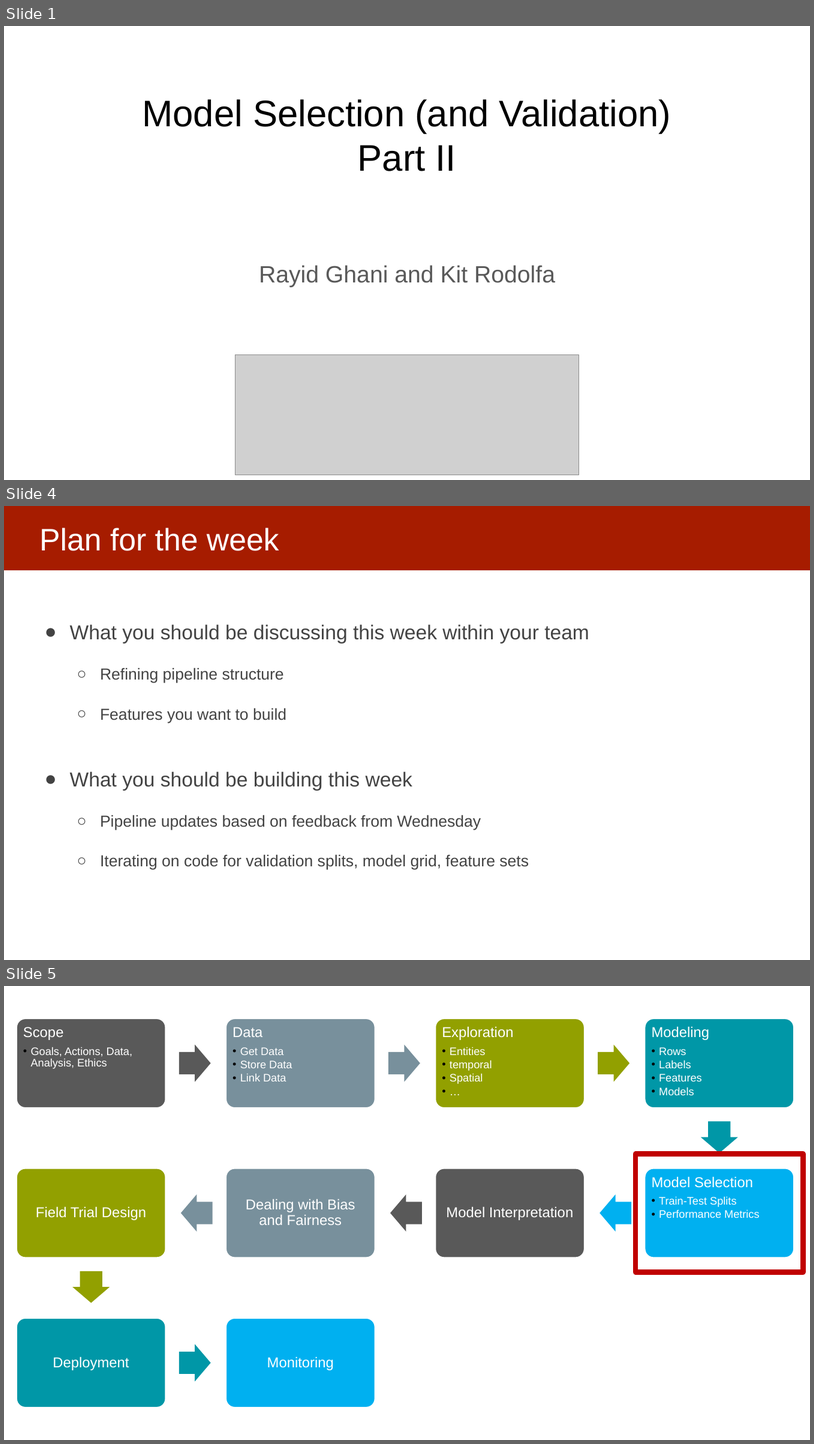
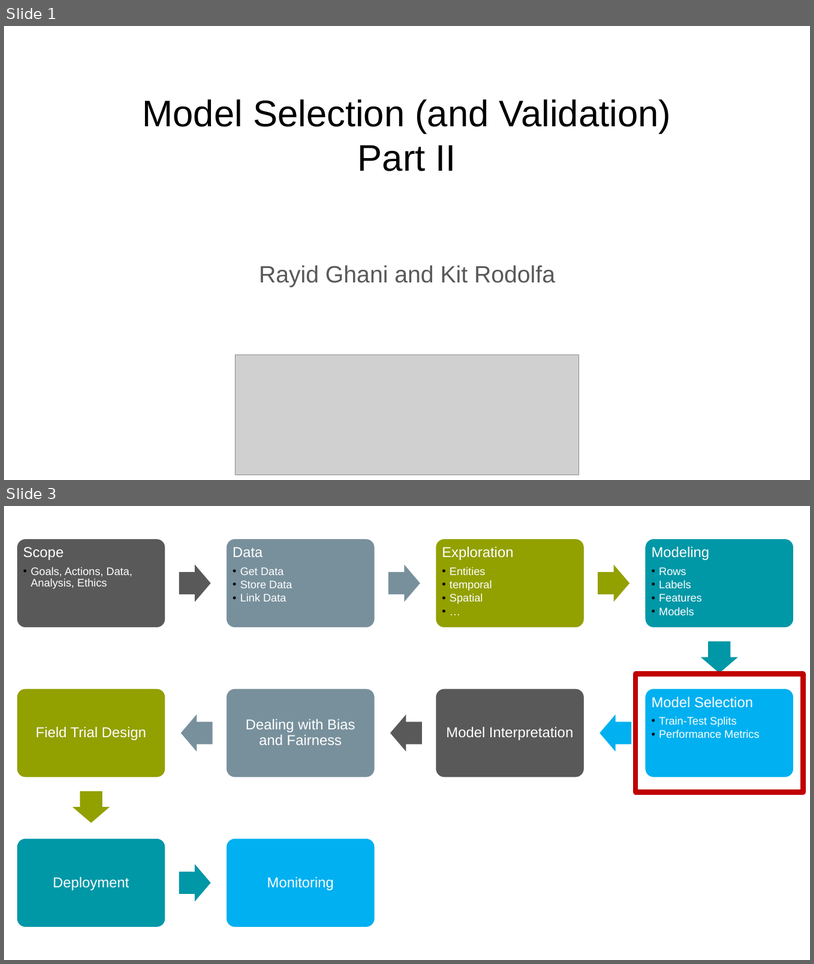
Before and after one commit to dssg/MLinPractice, a slide deck: Lectures/Lecture10-ModelSelection2.pptx. Shown one above the other, each under a label of ours: slides 1, 4 and 5 before the commit, slides 1 and 3 after it; the slides between them are not shown. The pictures are 814x1444 and 814x964 pixels, drawn with LibreOffice and Linux fonts; fonts in the diff are those of the drawing; grey boxes stand for pictures. Boxes give left, top, right and bottom in pixels: in the first picture for what was removed or moved away, otherwise in the second. Text is boxed around its words. In the diff, an @@ line names an element or a change of style, - is before the commit and + after.

```diff
--- a/Lectures/Lecture10-ModelSelection2.pptx
+++ b/Lectures/Lecture10-ModelSelection2.pptx
@@ slide 4 removed at (4,506,810,960), background #FFFFFF @@
@@ rectangle removed at (4,506,810,570) @@
@@ title removed at (39,528,279,551) @@
-Plan for the week
@@ text removed at (70,624,590,870) @@
-● What you should be discussing this week within your team
-  ○ Refining pipeline structure
-  ○ Features you want to build
-● What you should be building this week
-  ○ Pipeline updates based on feedback from Wednesday
-  ○ Iterating on code for validation splits, model grid, feature sets
@@ what was slide 5 is now slide 3 @@
```
Also in this commit, not shown: 4 slides changed, 4 slides added, 4 other slides removed.
